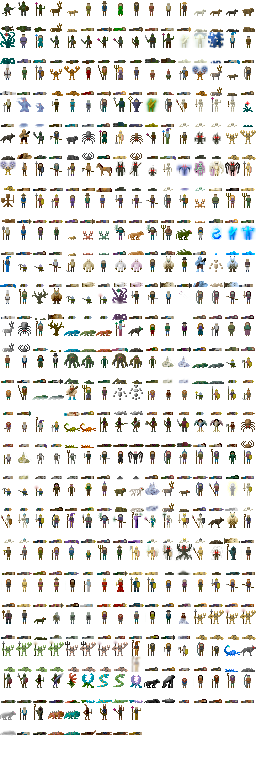
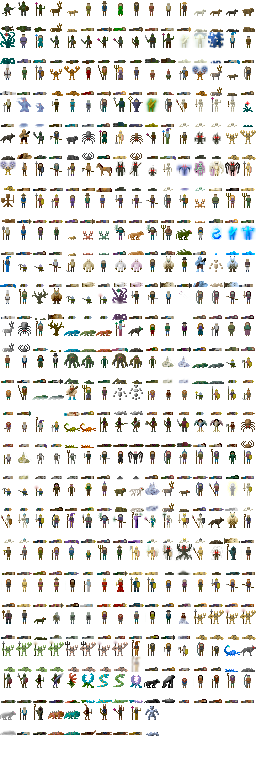
Comparing the layer stacks of the two 256×768 images. Changes:
painted on "Background" over box(145, 706, 159, 736)
